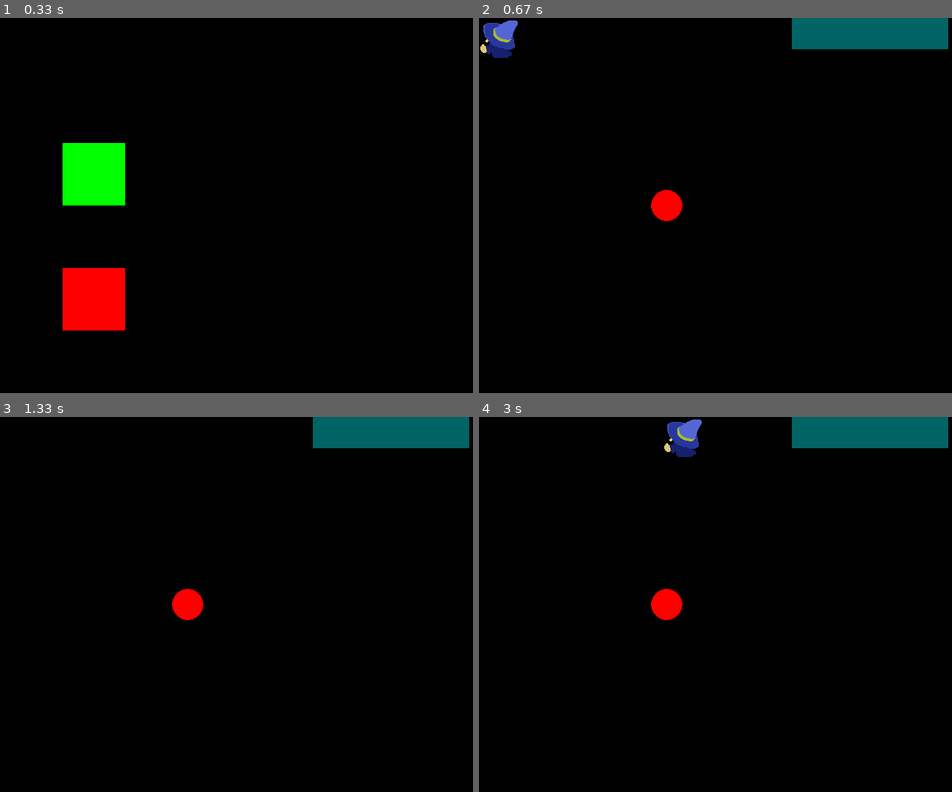
Above: before the commit, frames 1-4 (two rows, left to right).
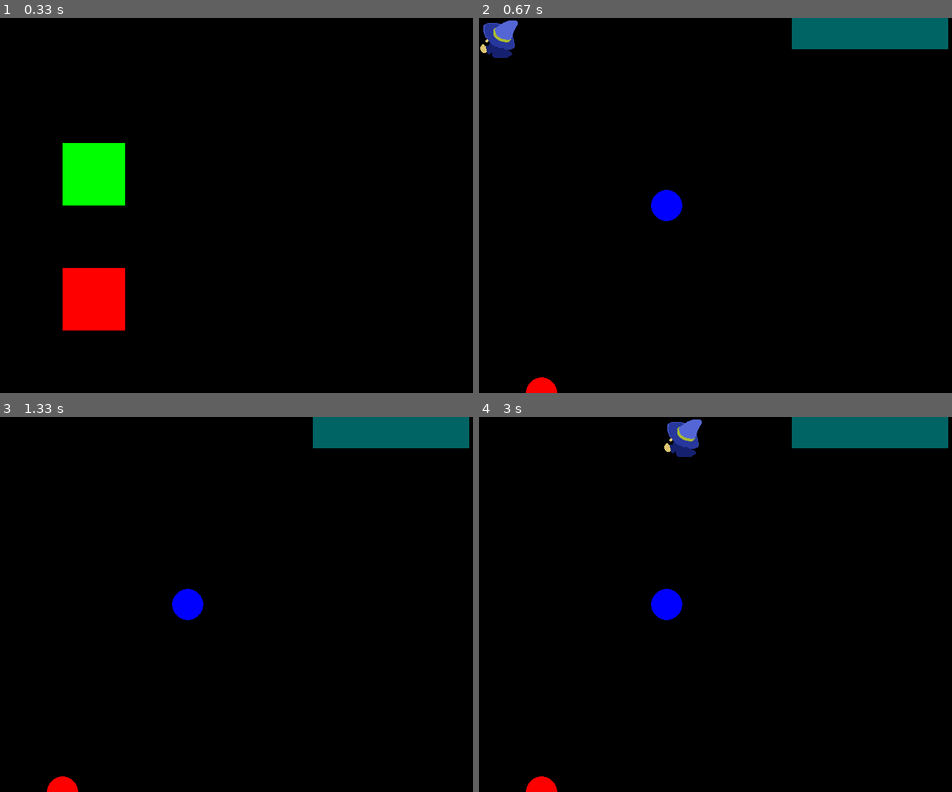
Above: after the commit, the same moments.

Repository: ENorell/zapocalypse
Game: pygame game, started from main_pygame.py
Same seed, same stepped clock (60 frames per second), same inputs: the game is played once before the commit and once after it.
Inputs (mouse positions are in pixels of both pictures, inside the frame that each line leads up to):
- Up to frame 1 (0.33 s): no input
- Up to frame 2 (0.67 s): click (573, 175) at 0.38 s
- Up to frame 3 (1.33 s): hold Right 0.67-1.13 s; hold Up from 1.17 s (still down)
- Up to frame 4 (3 s): release Up at 1.47 s; hold Down 2.57-2.87 s; hold Left from 2.9 s (still down)

Frame 1 is identical in both runs. In frame 2, 0.6% of the frame differs, in the area x 9-43%, y 45-100%; in frame 3, 0.6%; in frame 4, 0.6%.

Commit message:
Added to spawning system

Diff:
--- a/domain/game_objects.py
+++ b/domain/game_objects.py
@@ -13,6 +13,8 @@
     ...
 
 class Spawnable(Protocol):
+    position: WorldVector
+
     def on_spawn(self):
         ...
 
--- a/domain/spawning_system.py
+++ b/domain/spawning_system.py
@@ -5,6 +5,7 @@
 from domain.game_objects import WorldVector, Spawnable, ElementOrb, Element, Wall, WallType
 from domain.model import Level
 from domain.events import Event, OrbSpawned
+from domain.spell import AllOrbs, AllWalls, Context, Target
 
 class Spawner(Protocol):
     def create_object(self) -> Spawnable:
@@ -14,39 +15,121 @@
         spawnable = self.create_object()
         spawnable.on_spawn() # Tvingande? Inga argument i metoden..
 
+class SpawnPositions(Protocol):
+    def resolve(self) -> list[WorldVector]: ... # Context överflödigt? Används inte alltid?
+
+class LevelSpawnPositions():
+    def __init__(self, level: Level):
+        self.level = level
+
+    def resolve(self) -> list[WorldVector]:
+        # return [WorldVector(x, y)
+        #             for x in range(self.level.width)
+        #             for y in range(self.level.height)] # ??
+
+        return [WorldVector(x, y)
+            for x in range(8)
+            for y in range(8)
+            ]
+
+class SpawnPositionsAroundPlayer():
+    def __init__(self, base_spawn_positions: SpawnPositions, target: Target, context: Context):
+        self.base_spawn_positions = base_spawn_positions
+        self.target = target
+        self.context = context
+
+    def resolve(self) -> list[WorldVector]:
+        target_position = self.target.resolve(self.context.caster)
+
+        x = target_position.x
+        y = target_position.y
+
+        offsets = [(0,1), (1,1), (1,0), (1,-1), (0,-1), (-1,-1), (-1,0), (-1,1)]
+
+        return [WorldVector(x + dx, y + dy) for dx, dy in offsets if WorldVector(x + dx, y + dy) in self.base_spawn_positions]
+
+class OccupiedSpawnPositions():
+    def __init__(self, base_spawn_positions: SpawnPositions, occupying_objects: list[Spawnable]):
+        self.base_spawn_positions = base_spawn_positions
+        self.occupying_objects = occupying_objects
+
+    def resolve(self) -> list[WorldVector]:
+        positions = self.base_spawn_positions.resolve(self)
+        objecter = [obj for obj in self.occupying_objects if obj.position in positions]
+
+        return [o.position for o in objecter]
+
+class FreeSpawnPositions():
+    def __init__(self, base_spawn_positions: SpawnPositions, occupied_positions: SpawnPositions):
+        self.base_spawn_positions = base_spawn_positions
+        self.occupied_positions = occupied_positions
+
+    def resolve(self) -> list[WorldVector]:
+        base = self.base_spawn_positions.resolve()
+
+        occupied = {(p.x, p.y) for p in self.occupied_positions.resolve()}
+
+        return [p for p in base if (p.x, p.y) not in occupied]
+
+class PositionSelector(Protocol):
+    def __init__(self, spawn_positions: SpawnPositions):
+        ...
+
+    def select(self) -> WorldVector | None:
+        ...
+
+class RandomPositionSelector():
+    def __init__(self, spawn_positions: SpawnPositions):
+        self.spawn_positions = spawn_positions
+
+    def select(self) -> WorldVector | None:
+
+        positions = self.spawn_positions.resolve()
+        if not positions:
+            return None
+        return random.choice(positions)
+
+# class OrbSpawner():
+#     def __init__(self, context: Context, spawn_position: PositionSelector, event: Optional[Event] = None):
+#         self.spawn_position = spawn_position
+#         self.event = event
+#         self.context = context
+
+#     def create_object(self, element: Element) -> Spawnable:
+#         element = element
+#         position = self.spawn_position.select(self.context, self.spawn_position)
+#         return ElementOrb(element, position)
+
+#     def _trigger_spawn_event(self) -> None:
+#         ...
+
+#     def spawn_object(self) -> None:
+#         spawnable = self.create_object()
+#         spawnable.on_spawn()
+#         self.context.level.orbs.append(spawnable)
+#         # self._trigger_spawn_event(spawnable) # Event?
+
+
 class OrbSpawner():
     def __init__(self, level: Level, event: Optional[Event] = None):
         self.level = level
+        self.event = event
 
-    def _free_spawn_positions(self) -> list[WorldVector]:
-
-        physical_objects = self.level.orbs + self.level.walls
-        occupied_positions = {(obj.position.x, obj.position.y) for obj in physical_objects}
-
-        free_positions = [
-            WorldVector(x, y)
-            for x in range(7)
-            for y in range(8)
-            if (x, y) not in occupied_positions
-        ]
-
-        return free_positions
-
-    def _spawn_position(self) -> WorldVector:
-        position = random.choice(self._free_spawn_positions())
-
-        return position
-
-    def create_object(self) -> Spawnable:
-        element = random.choice(list(Element))
-        position = self._spawn_position()
+    def create_object(self, spawn_position: PositionSelector, element: Element) -> Spawnable:
+        position = spawn_position.select()
         return ElementOrb(element, position)
 
     def _trigger_spawn_event(self) -> None:
         ...
 
-    def spawn_object(self) -> None:
-        spawnable = self.create_object()
+    def spawn_object(self, spawn_position: PositionSelector, element: Element) -> None:
+        spawnable = self.create_object(spawn_position, element)
         spawnable.on_spawn()
         self.level.orbs.append(spawnable)
-        # self._trigger_spawn_event(spawnable) # Event?
+
+level = Level()
+spawner = OrbSpawner(level)
+level_spawn_positions = LevelSpawnPositions(level)
+spawn_positions = FreeSpawnPositions(level_spawn_positions, OccupiedSpawnPositions(LevelSpawnPositions, level.orbs + level.walls))
+random_selector = RandomPositionSelector(spawn_positions)
+spawner.spawn_object(random_selector, Element.FIRE)
--- a/interactors/scenes/fight_scene.py
+++ b/interactors/scenes/fight_scene.py
@@ -3,7 +3,7 @@
 
 
 from domain.model import WorldVector, Level, Player, move
-from domain.spawning_system import OrbSpawner
+from domain.spawning_system import *
 from interactors.presenter_model import PlayerModel, WallModel, OrbModel, OrbSlots, PresenterModel
 from interactors.scene import Scene, Presenter, UserInput
 
@@ -30,9 +30,11 @@
 
     def start(self) -> None:
         spawner = OrbSpawner(self._level)
-        spawner.spawn_object()
-        spawner.spawn_object()
-
+        level_spawn_positions = LevelSpawnPositions(self._level )
+        spawn_positions = FreeSpawnPositions(level_spawn_positions, OccupiedSpawnPositions(LevelSpawnPositions, self._level .orbs + self._level .walls))
+        random_selector = RandomPositionSelector(spawn_positions)
+        spawner.spawn_object(random_selector, Element.FIRE)
+        spawner.spawn_object(random_selector, Element.WATER)
 
     def update(self, user_input: UserInput) -> None:
         if move_target := _get_move_target(self._player, user_input):
